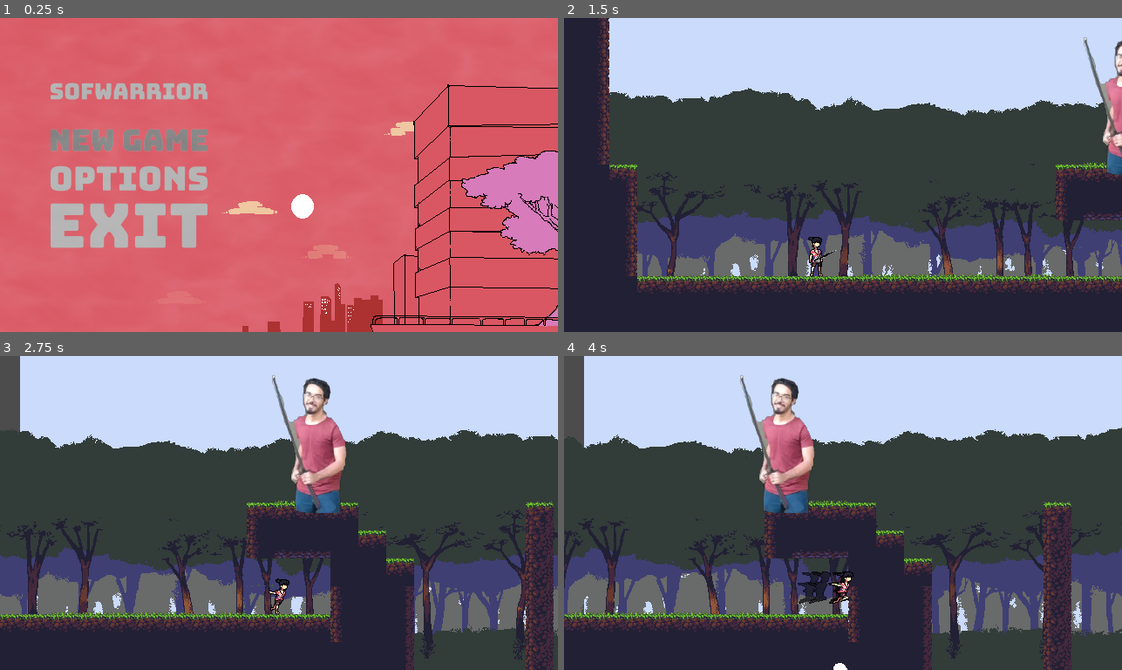
Above: before the commit, frames 1-4 (two rows, left to right).
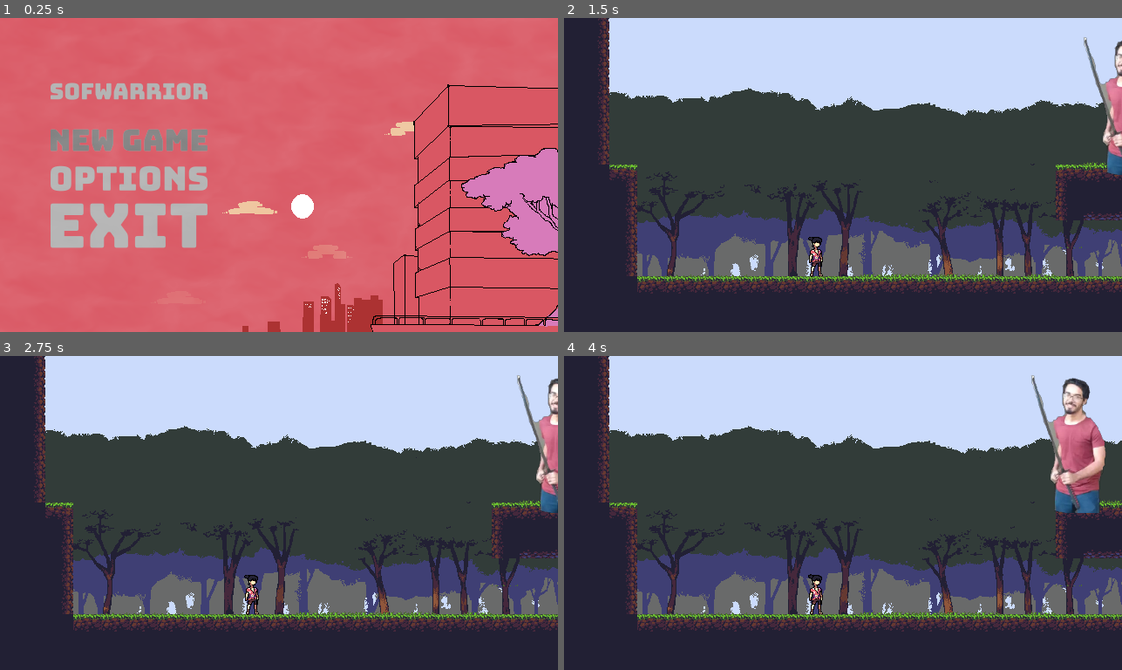
Above: after the commit, the same moments.

Repository: marcelo-lemos/Softwarrior
Game: Godot game, scene res://Nodes/UI/TitleScreen.tscn
Same seed, same stepped clock (60 frames per second), same inputs: the game is played once before the commit and once after it. The engine's default icon, where the game draws it, is replaced by a stand-in: a white triangle on a blue panel in a dark square.
Inputs (mouse positions are in pixels of both pictures, inside the frame that each line leads up to):
- Up to frame 1 (0.25 s): no input
- Up to frame 2 (1.5 s): click (692, 140) at 0.5 s; tap Enter (ui_accept) at 1.25 s; hold Right (ui_right) from 1.28 s (still down); hold X (attack) from 1.28 s (still down)
- Up to frame 3 (2.75 s): keep holding Right (ui_right); tap Z (jump) at 1.52, 2.27 s; tap C (dash) at 1.55, 2.1 s; release X (attack) at 2.03 s; tap A (fire) at 2.3 s
- Up to frame 4 (4 s): release Right (ui_right) at 2.78 s; hold Left (ui_left) 2.78-3.53 s; hold A (fire) 2.78-3.53 s; tap X (attack) at 3.05, 3.6 s; hold Right (ui_right) from 3.53 s (still down); tap Z (jump) at 3.77 s; tap C (dash) at 3.8 s

The runs differ from the first frame. In frame 1, 0.5% of the frame differs, in the area x 82-100%, y 41-76%; in frame 2, less than 0.1%; in frame 3, 38%; in frame 4, 40%, in the area x 0-100%, y 0-100%.
Error after the commit: Invalid call. Nonexistent function 'attack' in base 'Area2D (Katana.gd)'. (res://Nodes/Characters/Player/Attack.gd:5)

Commit message:
improving ranged attack source code

Diff:
--- /dev/null
+++ b/game/Nodes/Characters/Enemies/DummyEnemy.tscn
@@ -0,0 +1,30 @@
+[gd_scene load_steps=5 format=2]
+
+[ext_resource path="res://Nodes/Characters/GenericCharacter.tscn" type="PackedScene" id=1]
+[ext_resource path="res://Assets/Sprites/DummyEnemy/adler.png.png" type="Texture" id=2]
+
+[sub_resource type="SpriteFrames" id=1]
+animations = [ {
+"frames": [ ExtResource( 2 ) ],
+"loop": true,
+"name": "adler",
+"speed": 5.0
+} ]
+
+[sub_resource type="RectangleShape2D" id=2]
+extents = Vector2( 9.11662, 19.8297 )
+
+[node name="DummyEnemy" type="Node2D"]
+
+[node name="GenericCharacter" parent="." instance=ExtResource( 1 )]
+collision_layer = 8
+
+[node name="Sprite" parent="GenericCharacter" index="0"]
+scale = Vector2( 0.1, 0.1 )
+frames = SubResource( 1 )
+animation = "adler"
+
+[node name="CollisionShape2D" parent="GenericCharacter" index="1"]
+shape = SubResource( 2 )
+
+[editable path="GenericCharacter"]
--- a/game/Nodes/Characters/Player/Motion.gd
+++ b/game/Nodes/Characters/Player/Motion.gd
@@ -4,8 +4,14 @@
 	if event.is_action_pressed("dash") and player.has_dash:
 		player.katana._change_state(0)
 		emit_signal("finished", "dash")
-#	if event.is_action_pressed("fire") and player.shuriken_shots > 0:
-#		player.fire()
+
+	if event.is_action_pressed("fire") and player.shuriken_shots > 0:
+		player.shuriken_shots -= 0
+		if player.going_right:
+			shuriken_spawner.fire(Vector2(1, 0))
+		else:
+			shuriken_spawner.fire(Vector2(-1, 0))
+
 	check_sprite_dir(event)
 	.handle_input(event)
 
--- a/game/Nodes/Characters/Player/Move.gd
+++ b/game/Nodes/Characters/Player/Move.gd
@@ -1,9 +1,9 @@
 extends "Motion.gd"
 
-const MOVE_SPEED = 250
-const MOVE_ACCELERATION = 30
+
+const MOVE_ACCELERATION = 25
 const MAX_MOVE_SPEED = 250
-const GROUND_SLOWDOWN = 35
+const GROUND_SLOWDOWN = 25
 
 func enter():
 	print("Entering MOVE")
--- a/game/Nodes/Characters/Player/Player.tscn
+++ b/game/Nodes/Characters/Player/Player.tscn
@@ -6,40 +6,41 @@
 [ext_resource path="res://Assets/Sprites/MC/PlayerDash2.png" type="Texture" id=4]
 [ext_resource path="res://Assets/Sprites/MC/PlayerDash3.png" type="Texture" id=5]
 [ext_resource path="res://Assets/Sprites/MC/PlayerDash4.png" type="Texture" id=6]
-[ext_resource path="res://Assets/Sprites/MC/playerJumpUp.png" type="Texture" id=7]
-[ext_resource path="res://Assets/Sprites/MC/playerJumpDown.png" type="Texture" id=8]
-[ext_resource path="res://Assets/Sprites/MC/PlayerIdle1.png" type="Texture" id=9]
-[ext_resource path="res://Assets/Sprites/MC/PlayerIdle2.png" type="Texture" id=10]
-[ext_resource path="res://Assets/Sprites/MC/PlayerIdle3.png" type="Texture" id=11]
-[ext_resource path="res://Assets/Sprites/MC/PlayerIdle4.png" type="Texture" id=12]
-[ext_resource path="res://Assets/Sprites/MC/PlayerIdle5.png" type="Texture" id=13]
-[ext_resource path="res://Assets/Sprites/MC/PlayerIdle6.png" type="Texture" id=14]
-[ext_resource path="res://Assets/Sprites/MC/PlayerWall1.png" type="Texture" id=15]
-[ext_resource path="res://Assets/Sprites/MC/PlayerWall2.png" type="Texture" id=16]
-[ext_resource path="res://Assets/Sprites/MC/PlayerWall3.png" type="Texture" id=17]
-[ext_resource path="res://Assets/Sprites/MC/PlayerRun1.png" type="Texture" id=18]
-[ext_resource path="res://Assets/Sprites/MC/PlayerRun2.png" type="Texture" id=19]
-[ext_resource path="res://Assets/Sprites/MC/PlayerRun3.png" type="Texture" id=20]
-[ext_resource path="res://Assets/Sprites/MC/PlayerRun4.png" type="Texture" id=21]
-[ext_resource path="res://Assets/Sprites/MC/PlayerRun5.png" type="Texture" id=22]
-[ext_resource path="res://Assets/Sprites/MC/PlayerRun6.png" type="Texture" id=23]
-[ext_resource path="res://Assets/Sprites/MC/PlayerRun7.png" type="Texture" id=24]
-[ext_resource path="res://Assets/Sprites/MC/PlayerRun8.png" type="Texture" id=25]
-[ext_resource path="res://Assets/Sprites/MC/PlayerRun9.png" type="Texture" id=26]
-[ext_resource path="res://Assets/Sprites/MC/PlayerRun10.png" type="Texture" id=27]
-[ext_resource path="res://Assets/Sprites/MC/PlayerRun11.png" type="Texture" id=28]
-[ext_resource path="res://Nodes/Combat/Katana.tscn" type="PackedScene" id=29]
+[ext_resource path="res://Assets/Sprites/MC/PlayerIdle1.png" type="Texture" id=7]
+[ext_resource path="res://Assets/Sprites/MC/PlayerIdle2.png" type="Texture" id=8]
+[ext_resource path="res://Assets/Sprites/MC/PlayerIdle3.png" type="Texture" id=9]
+[ext_resource path="res://Assets/Sprites/MC/PlayerIdle4.png" type="Texture" id=10]
+[ext_resource path="res://Assets/Sprites/MC/PlayerIdle5.png" type="Texture" id=11]
+[ext_resource path="res://Assets/Sprites/MC/PlayerIdle6.png" type="Texture" id=12]
+[ext_resource path="res://Assets/Sprites/MC/PlayerWall1.png" type="Texture" id=13]
+[ext_resource path="res://Assets/Sprites/MC/PlayerWall2.png" type="Texture" id=14]
+[ext_resource path="res://Assets/Sprites/MC/PlayerWall3.png" type="Texture" id=15]
+[ext_resource path="res://Assets/Sprites/MC/PlayerRun1.png" type="Texture" id=16]
+[ext_resource path="res://Assets/Sprites/MC/PlayerRun2.png" type="Texture" id=17]
+[ext_resource path="res://Assets/Sprites/MC/PlayerRun3.png" type="Texture" id=18]
+[ext_resource path="res://Assets/Sprites/MC/PlayerRun4.png" type="Texture" id=19]
+[ext_resource path="res://Assets/Sprites/MC/PlayerRun5.png" type="Texture" id=20]
+[ext_resource path="res://Assets/Sprites/MC/PlayerRun6.png" type="Texture" id=21]
+[ext_resource path="res://Assets/Sprites/MC/PlayerRun7.png" type="Texture" id=22]
+[ext_resource path="res://Assets/Sprites/MC/PlayerRun8.png" type="Texture" id=23]
+[ext_resource path="res://Assets/Sprites/MC/PlayerRun9.png" type="Texture" id=24]
+[ext_resource path="res://Assets/Sprites/MC/PlayerRun10.png" type="Texture" id=25]
+[ext_resource path="res://Assets/Sprites/MC/PlayerRun11.png" type="Texture" id=26]
+[ext_resource path="res://Assets/Sprites/MC/playerJumpDown.png" type="Texture" id=27]
+[ext_resource path="res://Assets/Sprites/MC/playerJumpUp.png" type="Texture" id=28]
+[ext_resource path="res://Nodes/Combat/Katanada.gd" type="Script" id=29]
 [ext_resource path="res://Nodes/Combat/shurikenShots.gd" type="Script" id=30]
-[ext_resource path="res://Nodes/Characters/Player/PlayerStateMachine.gd" type="Script" id=31]
-[ext_resource path="res://Nodes/Characters/Player/Move.gd" type="Script" id=32]
-[ext_resource path="res://Nodes/Characters/Player/Dash.gd" type="Script" id=33]
-[ext_resource path="res://Nodes/Characters/Player/MidAir.gd" type="Script" id=34]
-[ext_resource path="res://Nodes/Characters/Player/OnWall.gd" type="Script" id=35]
-[ext_resource path="res://Nodes/Characters/Player/Attack.gd" type="Script" id=36]
-[ext_resource path="res://Nodes/Characters/Player/TextureEmitter.gd" type="Script" id=37]
-[ext_resource path="res://Assets/Sprites/MC/PlayerDashTrailFlip.png" type="Texture" id=38]
-[ext_resource path="res://Nodes/Characters/Player/CPUParticles2D.gd" type="Script" id=39]
-[ext_resource path="res://Assets/Sprites/MC/PlayerDashTrail.png" type="Texture" id=40]
+[ext_resource path="res://Nodes/Combat/Katana.tscn" type="PackedScene" id=31]
+[ext_resource path="res://Nodes/Characters/Player/PlayerStateMachine.gd" type="Script" id=32]
+[ext_resource path="res://Nodes/Characters/Player/Move.gd" type="Script" id=33]
+[ext_resource path="res://Nodes/Characters/Player/Dash.gd" type="Script" id=34]
+[ext_resource path="res://Nodes/Characters/Player/MidAir.gd" type="Script" id=35]
+[ext_resource path="res://Nodes/Characters/Player/OnWall.gd" type="Script" id=36]
+[ext_resource path="res://Nodes/Characters/Player/Attack.gd" type="Script" id=37]
+[ext_resource path="res://Nodes/Characters/Player/TextureEmitter.gd" type="Script" id=38]
+[ext_resource path="res://Assets/Sprites/MC/PlayerDashTrailFlip.png" type="Texture" id=39]
+[ext_resource path="res://Nodes/Characters/Player/CPUParticles2D.gd" type="Script" id=40]
+[ext_resource path="res://Assets/Sprites/MC/PlayerDashTrail.png" type="Texture" id=41]
 
 [sub_resource type="SpriteFrames" id=1]
 animations = [ {
@@ -48,30 +49,30 @@
 "name": "Dash",
 "speed": 12.0
 }, {
-"frames": [ ExtResource( 7 ) ],
+"frames": [ ExtResource( 7 ), ExtResource( 8 ), ExtResource( 9 ), ExtResource( 10 ), ExtResource( 11 ), ExtResource( 12 ) ],
 "loop": true,
-"name": "JumpUp",
-"speed": 5.0
+"name": "Idle",
+"speed": 10.0
 }, {
-"frames": [ ExtResource( 8 ) ],
+"frames": [ ExtResource( 13 ), ExtResource( 14 ), ExtResource( 15 ) ],
+"loop": true,
+"name": "Wall",
+"speed": 12.0
+}, {
+"frames": [ ExtResource( 16 ), ExtResource( 17 ), ExtResource( 18 ), ExtResource( 19 ), ExtResource( 20 ), ExtResource( 21 ), ExtResource( 22 ), ExtResource( 23 ), ExtResource( 24 ), ExtResource( 25 ), ExtResource( 26 ) ],
+"loop": true,
+"name": "Run",
+"speed": 19.0
+}, {
+"frames": [ ExtResource( 27 ) ],
 "loop": true,
 "name": "JumpDown",
 "speed": 5.0
 }, {
-"frames": [ ExtResource( 9 ), ExtResource( 10 ), ExtResource( 11 ), ExtResource( 12 ), ExtResource( 13 ), ExtResource( 14 ) ],
+"frames": [ ExtResource( 28 ) ],
 "loop": true,
-"name": "Idle",
-"speed": 10.0
-}, {
-"frames": [ ExtResource( 15 ), ExtResource( 16 ), ExtResource( 17 ) ],
-"loop": true,
-"name": "Wall",
-"speed": 12.0
-}, {
-"frames": [ ExtResource( 18 ), ExtResource( 19 ), ExtResource( 20 ), ExtResource( 21 ), ExtResource( 22 ), ExtResource( 23 ), ExtResource( 24 ), ExtResource( 25 ), ExtResource( 26 ), ExtResource( 27 ), ExtResource( 28 ) ],
-"loop": true,
-"name": "Run",
-"speed": 19.0
+"name": "JumpUp",
+"speed": 5.0
 } ]
 
 [sub_resource type="RectangleShape2D" id=2]
@@ -80,34 +81,6 @@
 [sub_resource type="Gradient" id=3]
 offsets = PoolRealArray( 0, 0.754601, 1 )
 colors = PoolColorArray( 0.0823529, 0.0745098, 0.101961, 1, 0.0823529, 0.0745098, 0.101961, 0.317647, 0.0823529, 0.0745098, 0.101961, 0.0156863 )
-
-[sub_resource type="Animation" id=4]
-resource_name = "JumpStretch"
-length = 0.5
-tracks/0/type = "value"
-tracks/0/path = NodePath("Sprite:scale")
-tracks/0/interp = 2
-tracks/0/loop_wrap = true
-tracks/0/imported = false
-tracks/0/enabled = true
-tracks/0/keys = {
-"times": PoolRealArray( 0, 0.4 ),
-"transitions": PoolRealArray( 1, 1 ),
-"update": 0,
-"values": [ Vector2( 1, 1.3 ), Vector2( 1, 1 ) ]
-}
-tracks/1/type = "value"
-tracks/1/path = NodePath("Sprite:position")
-tracks/1/interp = 2
-tracks/1/loop_wrap = true
-tracks/1/imported = false
-tracks/1/enabled = true
-tracks/1/keys = {
-"times": PoolRealArray( 0, 0.4 ),
-"transitions": PoolRealArray( 1, 1 ),
-"update": 0,
-"values": [ Vector2( 0, 10 ), Vector2( 0, 0 ) ]
-}
 
 [node name="MainCharacter" type="Node2D"]
 script = ExtResource( 1 )
@@ -124,14 +97,15 @@
 position = Vector2( -1.21, 2.44 )
 shape = SubResource( 2 )
 
-[node name="Katana" parent="GenericCharacter" instance=ExtResource( 29 )]
+[node name="MeleeAttack" type="Node2D" parent="GenericCharacter"]
+script = ExtResource( 29 )
+
+[node name="RangedAttack" type="Node2D" parent="GenericCharacter"]
+script = ExtResource( 30 )
+
+[node name="Katana" parent="GenericCharacter" instance=ExtResource( 31 )]
 position = Vector2( -2.14043, 4.75652 )
 scale = Vector2( 0.567981, 0.833842 )
-
-[node name="Shuriken" type="Node2D" parent="GenericCharacter"]
-script = ExtResource( 30 )
-
-[node name="Cooldown Timer" type="Timer" parent="GenericCharacter/Shuriken"]
 
 [node name="WallDetection" type="Node2D" parent="GenericCharacter"]
 editor/display_folded = true
@@ -211,19 +185,14 @@
 amount = 10
 lifetime = 0.5
 local_coords = false
-texture = ExtResource( 40 )
+texture = ExtResource( 41 )
 gravity = Vector2( 50, 0 )
 color_ramp = SubResource( 3 )
-script = ExtResource( 39 )
+script = ExtResource( 40 )
 
 [node name="Timer" type="Timer" parent="GenericCharacter/TextureEmitter/Default"]
 wait_time = 0.15
 one_shot = true
-
-[node name="AnimationPlayer" type="AnimationPlayer" parent="GenericCharacter"]
-anims/JumpStretch = SubResource( 4 )
-
-[connection signal="attack_finished" from="GenericCharacter/Katana" to="GenericCharacter/StateMachine/Attack" method="_on_Katana_attack_finished"]
 [connection signal="timeout" from="GenericCharacter/TextureEmitter/Flip/Timer" to="GenericCharacter/TextureEmitter/Flip" method="_on_Timer_timeout"]
 [connection signal="timeout" from="GenericCharacter/TextureEmitter/Default/Timer" to="GenericCharacter/TextureEmitter/Default" method="_on_Timer_timeout"]
 
--- a/game/Nodes/Characters/Player/PlayerBaseState.gd
+++ b/game/Nodes/Characters/Player/PlayerBaseState.gd
@@ -10,6 +10,7 @@
 onready var wallDetection = body.get_node("WallDetection")
 onready var trail = body.get_node("TextureEmitter")
 onready var animation = body.get_node("AnimationPlayer")
+onready var shuriken_spawner = body.get_node("RangedAttack")
 func enter():
 	pass
 
--- a/game/Nodes/Characters/Player/PlayerController.gd
+++ b/game/Nodes/Characters/Player/PlayerController.gd
@@ -14,7 +14,7 @@
 var has_dash = true
 var has_double_jump = true
 var shuriken_shots = 4
-#onready var shuriken = $GenericCharacter/Shuriken
+var shuriken = preload("res://Nodes/Combat/Shuriken.tscn")
 onready var katana = $GenericCharacter/Katana
 
 func _process(delta):
--- /dev/null
+++ b/game/Nodes/Characters/Player/Sword.tscn
@@ -0,0 +1,17 @@
+[gd_scene load_steps=3 format=2]
+
+[ext_resource path="res://Assets/Sprites/Weapons/sword1.png" type="Texture" id=1]
+
+[sub_resource type="RectangleShape2D" id=1]
+extents = Vector2( 27.9266, 10 )
+
+[node name="Area2D" type="Area2D"]
+
+[node name="CollisionShape2D" type="CollisionShape2D" parent="."]
+position = Vector2( 8.07, -9.96 )
+rotation = -0.802851
+shape = SubResource( 1 )
+
+[node name="Sprite" type="Sprite" parent="."]
+scale = Vector2( 0.1, 0.1 )
+texture = ExtResource( 1 )
--- /dev/null
+++ b/game/Nodes/Combat/GenericWeapon.tscn
@@ -0,0 +1,7 @@
+[gd_scene format=2]
+
+[node name="Area2D" type="Area2D"]
+
+[node name="CollisionShape2D" type="CollisionShape2D" parent="."]
+
+[node name="AnimationPlayer" type="AnimationPlayer" parent="."]
--- a/game/Nodes/Combat/Katana.gd
+++ b/game/Nodes/Combat/Katana.gd
@@ -1,94 +1,13 @@
 extends Area2D
 
-signal attack_finished
+# Declare member variables here. Examples:
+# var a = 2
+# var b = "text"
 
-enum STATES { IDLE, ATTACK }
-var state = null
+# Called when the node enters the scene tree for the first time.
+func _ready():
+	pass # Replace with function body.
 
-enum ATTACK_INPUT_STATES { IDLE, LISTENING, REGISTERED }
-var attack_input_state = ATTACK_INPUT_STATES.IDLE
-var ready_for_next_attack = false
-const MAX_COMBO_COUNT = 3
-var combo_count = 0
-
-var attack_current = {}
-var combo = [{
-		'damage': 1,
-		'animation': 'attack',
-	},
-	{
-		'damage': 1,
-		'animation': 'attack2',
-	},
-	{
-		'damage': 1,
-		'animation': 'attack3',
-	}]
-
-var hit_objects = []
-
-func _ready():
-	#$AnimationPlayer.connect('animation_finished', self, "_on_animation_finished")
-	self.connect("body_entered", self, "_on_body_entered")
-	print("lixo ready")
-	_change_state(STATES.IDLE)
-
-func _change_state(new_state):
-	match state:
-		STATES.ATTACK:
-			hit_objects = []
-			attack_input_state = ATTACK_INPUT_STATES.IDLE
-			ready_for_next_attack = false
-
-	match new_state:
-		STATES.IDLE:
-			combo_count = 0
-			$AnimationPlayer.stop()
-			visible = false
-			monitoring = false
-		STATES.ATTACK:
-			attack_current = combo[combo_count -1]
-			$AnimationPlayer.play(attack_current['animation'])
-			visible = true
-			monitoring = true
-			print(attack_current)
-	state = new_state
-
-func _input(event):
-	if not state == STATES.ATTACK:
-		return
-	if attack_input_state != ATTACK_INPUT_STATES.LISTENING:
-		return
-	if event.is_action_pressed('attack'):
-		attack_input_state = ATTACK_INPUT_STATES.REGISTERED
-
-func _physics_process(delta):
-	if attack_input_state == ATTACK_INPUT_STATES.REGISTERED and ready_for_next_attack:
-		print("attaque")
-		attack()
-
-func attack():
-	combo_count += 1
-	_change_state(STATES.ATTACK)
-
-# use with AnimationPlayer func track
-func set_attack_input_listening():
-	attack_input_state = ATTACK_INPUT_STATES.LISTENING
-
-# use with AnimationPlayer func track
-func set_ready_for_next_attack():
-	ready_for_next_attack = true
-
-func _on_AnimationPlayer_animation_finished(anim_name):
-	if not attack_current:
-		return
-	if attack_input_state == ATTACK_INPUT_STATES.REGISTERED and combo_count < MAX_COMBO_COUNT:
-		attack()
-	else:
-		_change_state(STATES.IDLE)
-		emit_signal("attack_finished")
-
-
-func _on_Katana_body_entered(body):
-	if body.is_in_group("enemy"):
-		body.take_damage(attack_current['damage'])
+# Called every frame. 'delta' is the elapsed time since the previous frame.
+#func _process(delta):
+#	pass
--- a/game/Nodes/Combat/Katana.tscn
+++ b/game/Nodes/Combat/Katana.tscn
@@ -1,10 +1,9 @@
-[gd_scene load_steps=8 format=2]
+[gd_scene load_steps=7 format=2]
 
 [ext_resource path="res://Nodes/Combat/Katana.gd" type="Script" id=1]
-[ext_resource path="res://Assets/Sprites/MC/imageedit_1_5695369049.png" type="Texture" id=2]
 
 [sub_resource type="RectangleShape2D" id=1]
-extents = Vector2( 3.17234, 15.9905 )
+extents = Vector2( 3.17234, 10.8012 )
 
 [sub_resource type="Animation" id=2]
 resource_name = "attack"
@@ -155,12 +154,10 @@
 }
 
 [node name="Katana" type="Area2D"]
-rotation = 0.125188
+rotation = -2.37422
 script = ExtResource( 1 )
 
 [node name="CollisionShape2D" type="CollisionShape2D" parent="."]
-position = Vector2( -16.3642, 15.3301 )
-rotation = -2.32984
 shape = SubResource( 1 )
 
 [node name="AnimationPlayer" type="AnimationPlayer" parent="."]
@@ -168,10 +165,5 @@
 anims/attack2 = SubResource( 3 )
 anims/attack3 = SubResource( 4 )
 anims/idle = SubResource( 5 )
-
-[node name="Sprite" type="Sprite" parent="."]
-position = Vector2( -18.9325, 7.8041 )
-texture = ExtResource( 2 )
-
 [connection signal="body_entered" from="." to="." method="_on_Katana_body_entered"]
 [connection signal="animation_finished" from="AnimationPlayer" to="." method="_on_AnimationPlayer_animation_finished"]
--- /dev/null
+++ b/game/Nodes/Combat/Katanada.gd
@@ -0,0 +1,93 @@
+extends Area2D
+
+signal attack_finished
+
+enum STATES { IDLE, ATTACK }
+var state = null
+
+enum ATTACK_INPUT_STATES { IDLE, LISTENING, REGISTERED }
+var attack_input_state = ATTACK_INPUT_STATES.IDLE
+var ready_for_next_attack = false
+const MAX_COMBO_COUNT = 3
+var combo_count = 0
+
+var attack_current = {}
+var combo = [{
+		'damage': 1,
+		'animation': 'attack',
+	},
+	{
+		'damage': 1,
+		'animation': 'attack2',
+	},
+	{
+		'damage': 1,
+		'animation': 'attack3',
+	}]
+
+var hit_objects = []
+
+func _ready():
+	#$AnimationPlayer.connect('animation_finished', self, "_on_animation_finished")
+	self.connect("body_entered", self, "_on_body_entered")
+	print("lixo ready")
+	_change_state(STATES.IDLE)
+
+func _change_state(new_state):
+	match state:
+		STATES.ATTACK:
+			hit_objects = []
+			attack_input_state = ATTACK_INPUT_STATES.IDLE
+			ready_for_next_attack = false
+
+	match new_state:
+		STATES.IDLE:
+			combo_count = 0
+			$AnimationPlayer.stop()
+			visible = false
+			monitoring = false
+		STATES.ATTACK:
+			attack_current = combo[combo_count -1]
+			$AnimationPlayer.play(attack_current['animation'])
+			visible = true
+			monitoring = true
+			print(attack_current)
+	state = new_state
+
+func _input(event):
+	if not state == STATES.ATTACK:
+		return
+	if attack_input_state != ATTACK_INPUT_STATES.LISTENING:
+		return
+	if event.is_action_pressed('attack'):
+		attack_input_state = ATTACK_INPUT_STATES.REGISTERED
+
+func _physics_process(delta):
+	if attack_input_state == ATTACK_INPUT_STATES.REGISTERED and ready_for_next_attack:
+		print("attaque")
+		attack()
+
+func attack():
+	combo_count += 1
+	_change_state(STATES.ATTACK)
+
+# use with AnimationPlayer func track
+func set_attack_input_listening():
+	attack_input_state = ATTACK_INPUT_STATES.LISTENING
+
+# use with AnimationPlayer func track
+func set_ready_for_next_attack():
+	ready_for_next_attack = true
+
+func _on_AnimationPlayer_animation_finished(anim_name):
+	if not attack_current:
+		return
+	if attack_input_state == ATTACK_INPUT_STATES.REGISTERED and combo_count < MAX_COMBO_COUNT:
+		attack()
+	else:
+		_change_state(STATES.IDLE)
+		emit_signal("attack_finished")
+
+func _on_Katana_body_entered(body):
+	if body.is_in_group("enemy"):
+		body.take_damage(attack_current['damage'])
--- a/game/Nodes/Combat/Shuriken.gd
+++ b/game/Nodes/Combat/Shuriken.gd
@@ -1,31 +1,26 @@
-extends KinematicBody2D
+extends Area2D
+
+const SPEED = 1000
 
 var direction = Vector2()
 var damage = 1
-export(float) var SPEED = 1000.0
 
 func _ready():
 	set_as_toplevel(true)
+	pass
 
-func _physics_process(delta):
+func _process(delta):
 	if is_outside_view_bounds():
 		queue_free()
 
-	var motion = direction * SPEED * delta
-	var collision_info = move_and_collide(motion)
-	if collision_info:
-		queue_free()
+	var motion = direction * SPEED
+	position += motion * delta
 
 func is_outside_view_bounds():
 	return position.x > OS.get_screen_size().x \
 		or position.y > OS.get_screen_size().y
 
-
-func _draw():
-	print("AÍ DESENHOU")
-	draw_circle(direction, $Area2D/CollisionShape2D.shape.radius, Color('#ffffff'))
-
 func _on_Area2D_body_entered(body):
 	if body.is_in_group("enemy"):
 		body.take_damage(damage)
-		queue_free()
+	queue_free()
--- a/game/Nodes/Combat/Shuriken.tscn
+++ b/game/Nodes/Combat/Shuriken.tscn
@@ -3,16 +3,13 @@
 [ext_resource path="res://Nodes/Combat/Shuriken.gd" type="Script" id=1]
 
 [sub_resource type="CircleShape2D" id=1]
-radius = 8.0
 
-[node name="Shuriken" type="KinematicBody2D"]
+[node name="Area2D" type="Area2D"]
 collision_mask = 2
 script = ExtResource( 1 )
-SPEED = 500.0
 
-[node name="Area2D" type="Area2D" parent="."]
-
-[node name="CollisionShape2D" type="CollisionShape2D" parent="Area2D"]
+[node name="CollisionShape2D" type="CollisionShape2D" parent="."]
 shape = SubResource( 1 )
 
-[connection signal="body_entered" from="Area2D" to="." method="_on_Area2D_body_entered"]
+[node name="AnimationPlayer" type="AnimationPlayer" parent="."]
+[connection signal="body_entered" from="." to="." method="_on_Area2D_body_entered"]
--- a/game/Nodes/Combat/shurikenShots.gd
+++ b/game/Nodes/Combat/shurikenShots.gd
@@ -2,18 +2,8 @@
 
 var shuriken = preload("Shuriken.tscn")
 
-func _input(event):
-	if event.is_action_pressed("fire"):
-		if owner.shuriken_shots > 0:
-			if owner.going_right:
-				fire(Vector2(1, 0))
-			else:
-				fire(Vector2(-1, 0))
-
 func fire(direction):
-
-	print(direction)
-	owner.shuriken_shots -= 1
 	var new_shuriken = shuriken.instance()
 	new_shuriken.direction = direction
+	new_shuriken.global_position = global_position
 	add_child(new_shuriken)
--- a/game/Nodes/Stages/TestStage.tscn
+++ b/game/Nodes/Stages/TestStage.tscn
@@ -92,7 +92,7 @@
 
 [node name="AudioStreamPlayer" type="AudioStreamPlayer" parent="."]
 stream = ExtResource( 8 )
-autoplay = true
+volume_db = -12.117
 
 [node name="Retard" parent="." instance=ExtResource( 9 )]
 position = Vector2( 604.777, -278.192 )
--- a/game/Nodes/UI/TitleScreen.tscn
+++ b/game/Nodes/UI/TitleScreen.tscn
@@ -98,7 +98,7 @@
 [node name="Arvore" type="AnimatedSprite" parent="."]
 z_index = 3
 frames = SubResource( 1 )
-frame = 3
+frame = 2
 playing = true
 centered = false
 
@@ -200,6 +200,5 @@
 [node name="AudioStreamPlayer" type="AudioStreamPlayer" parent="."]
 stream = ExtResource( 25 )
 autoplay = true
-
 [connection signal="pressed" from="MarginContainer/VBoxContainer/VBoxContainer/TextureButton" to="." method="_on_TextureButton_pressed"]
 [connection signal="pressed" from="MarginContainer/VBoxContainer/VBoxContainer/TextureButton3" to="." method="_on_TextureButton3_pressed"]
Binary file added: game/Assets/Sprites/DummyEnemy/adler.png.png
Not shown, added: game/Assets/Sprites/DummyEnemy/adler.png.png.import
Binary file added: game/Assets/Sprites/Weapons/sword.png
Not shown, added: game/Assets/Sprites/Weapons/sword.png.import
Binary file added: game/Assets/Sprites/Weapons/sword1.png
Not shown, added: game/Assets/Sprites/Weapons/sword1.png.import
Not shown: 3 places in game/Nodes/Characters/Player/Player.tscn that only renumber resources
